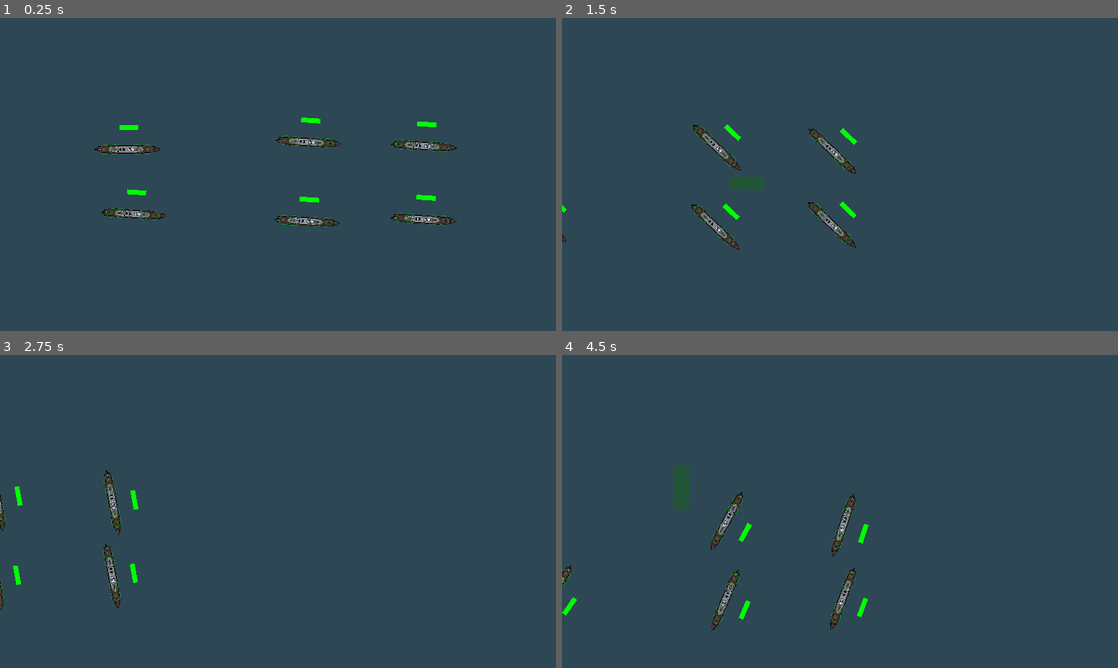
Above: before the commit, frames 1-4 (two rows, left to right).
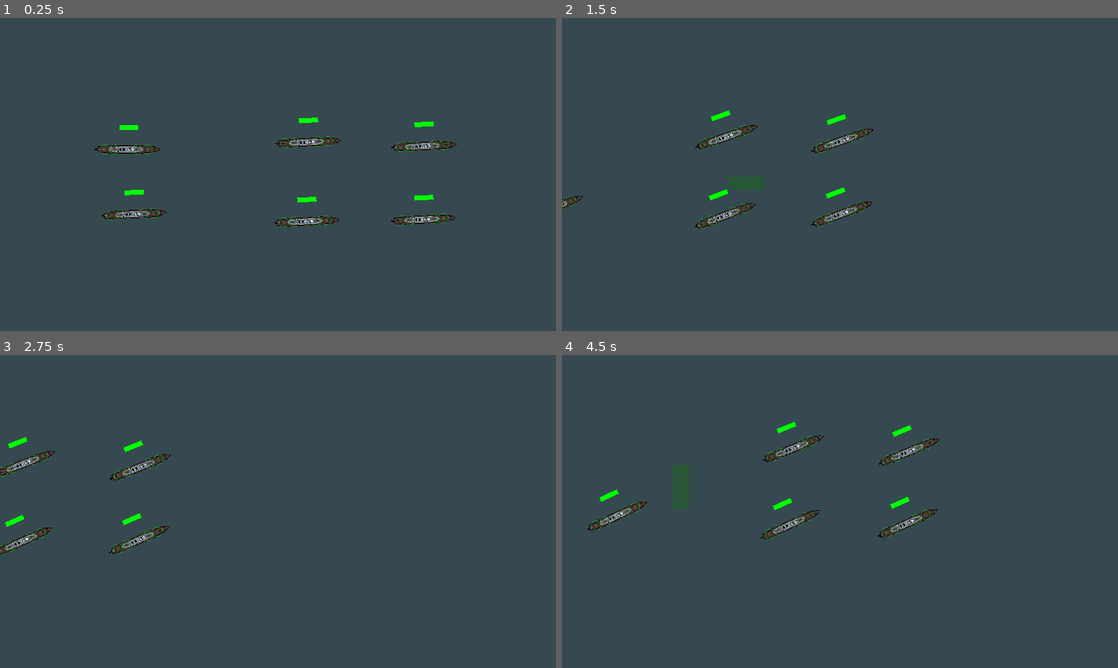
Above: after the commit, the same moments.

Repository: ObfuscatedOwl/bote-game
Game: Godot game, scene res://scenes/testScene.tscn
The game is run twice, just before and just after one commit, with the same random seed, the same clock (stepped at 60 frames per second) and the same inputs.
Inputs (mouse positions are in pixels of both pictures, inside the frame that each line leads up to):
- Up to frame 1 (0.25 s): no input
- Up to frame 2 (1.5 s): tap Enter (runRotor) at 0.5 s; move the mouse to (962, 158) at 0.52 s; hold Right (ui_right) 0.53-1.25 s; tap A (A) at 0.6 s; click (962, 158) at 0.67 s; tap D (D) at 0.8 s; drag from (728, 190) to (834, 149) at 1.27 s
- Up to frame 3 (2.75 s): move the mouse to (333, 442) at 2.02 s; hold Right (ui_right) from 2.03 s (still down); tap S (S) at 2.1 s; tap W (W) at 2.3 s
- Up to frame 4 (4.5 s): release Right (ui_right) at 2.75 s; drag from (812, 574) to (673, 577) at 2.77 s; move the mouse to (1006, 558) at 3.52 s; hold Left (ui_left) 3.53-4.25 s; tap A (A) at 3.6 s; tap D (D) at 3.8 s; drag from (673, 464) to (723, 599) at 4.27 s

The runs differ from the first frame. In frame 1, 1.4% of the frame differs, in the area x 18-83%, y 31-67%; in frame 2, 2.3%; in frame 3, 2.1%; in frame 4, 3.0%, in the area x 0-68%, y 21-88%.

Commit message:
terrain fully working
Done with Voronoi pathfinding now, remember that the values for bote speed and acceleration are ~100x normal

Diff:
--- a/bote game/scenes/voronoiTerrain.tscn
+++ b/bote game/scenes/voronoiTerrain.tscn
@@ -1,78 +1,17 @@
-[gd_scene load_steps=12 format=3 uid="uid://dxujpy0et70qg"]
+[gd_scene load_steps=4 format=3 uid="uid://dxujpy0et70qg"]
 
 [ext_resource type="Script" path="res://scripts/terrain/voronoiTerrain.gd" id="1_n4y6c"]
 [ext_resource type="Script" path="res://scripts/camera.gd" id="2_bando"]
-[ext_resource type="Texture2D" uid="uid://bcxhwp28s8u4g" path="res://sprites/tilemap/Sand.png" id="3_ne4te"]
-[ext_resource type="Script" path="res://scripts/terrain/customAutoTile.gd" id="4_svu5a"]
 
-[sub_resource type="NavigationPolygon" id="NavigationPolygon_wggxu"]
-vertices = PackedVector2Array(-8, 8, -8, -8, 8, -8)
-polygons = Array[PackedInt32Array]([PackedInt32Array(0, 1, 2)])
-outlines = Array[PackedVector2Array]([PackedVector2Array(-8, -8, 8, -8, -8, 8)])
+[sub_resource type="NavigationPolygon" id="NavigationPolygon_kwvbj"]
 source_geometry_group_name = &"navigation_polygon_source_group"
-agent_radius = 0.0
-
-[sub_resource type="NavigationPolygon" id="NavigationPolygon_wsq7y"]
-vertices = PackedVector2Array(8, 8, -8, 8, -8, -8)
-polygons = Array[PackedInt32Array]([PackedInt32Array(0, 1, 2)])
-outlines = Array[PackedVector2Array]([PackedVector2Array(-8, -8, 8, 8, -8, 8)])
-source_geometry_group_name = &"navigation_polygon_source_group"
-agent_radius = 0.0
-
-[sub_resource type="NavigationPolygon" id="NavigationPolygon_wf7x3"]
-vertices = PackedVector2Array(8, 8, -8, -8, 8, -8)
-polygons = Array[PackedInt32Array]([PackedInt32Array(0, 1, 2)])
-outlines = Array[PackedVector2Array]([PackedVector2Array(-8, -8, 8, -8, 8, 8)])
-source_geometry_group_name = &"navigation_polygon_source_group"
-agent_radius = 0.0
-
-[sub_resource type="NavigationPolygon" id="NavigationPolygon_xjiay"]
-vertices = PackedVector2Array(8, 8, -8, 8, 8, -8)
-polygons = Array[PackedInt32Array]([PackedInt32Array(0, 1, 2)])
-outlines = Array[PackedVector2Array]([PackedVector2Array(8, -8, 8, 8, -8, 8)])
-source_geometry_group_name = &"navigation_polygon_source_group"
-agent_radius = 0.0
-
-[sub_resource type="NavigationPolygon" id="NavigationPolygon_uqihb"]
-vertices = PackedVector2Array(8, 8, -8, 8, -8, -8, 8, -8)
-polygons = Array[PackedInt32Array]([PackedInt32Array(0, 1, 2, 3)])
-outlines = Array[PackedVector2Array]([PackedVector2Array(-8, -8, 8, -8, 8, 8, -8, 8)])
-source_geometry_group_name = &"navigation_polygon_source_group"
-agent_radius = 0.0
-
-[sub_resource type="TileSetAtlasSource" id="TileSetAtlasSource_bbc65"]
-texture = ExtResource("3_ne4te")
-0:0/0 = 0
-0:0/0/navigation_layer_0/polygon = SubResource("NavigationPolygon_wggxu")
-1:0/0 = 0
-2:0/0 = 0
-2:0/0/navigation_layer_0/polygon = SubResource("NavigationPolygon_wf7x3")
-0:1/0 = 0
-1:1/0 = 0
-2:1/0 = 0
-3:1/0 = 0
-3:1/0/navigation_layer_0/polygon = SubResource("NavigationPolygon_uqihb")
-0:2/0 = 0
-0:2/0/navigation_layer_0/polygon = SubResource("NavigationPolygon_wsq7y")
-1:2/0 = 0
-2:2/0 = 0
-2:2/0/navigation_layer_0/polygon = SubResource("NavigationPolygon_xjiay")
-3:0/0 = 0
-
-[sub_resource type="TileSet" id="TileSet_reajn"]
-navigation_layer_0/layers = 1
-sources/0 = SubResource("TileSetAtlasSource_bbc65")
 
 [node name="voronoiTerrain" type="Node2D"]
 script = ExtResource("1_n4y6c")
 
-[node name="pathfindingGen" type="TileMap" parent="."]
-z_index = -100
-position = Vector2(-1536, -1536)
-scale = Vector2(192, 192)
-tile_set = SubResource("TileSet_reajn")
-format = 2
-script = ExtResource("4_svu5a")
+[node name="navigableMap" type="NavigationRegion2D" parent="."]
+unique_name_in_owner = true
+navigation_polygon = SubResource("NavigationPolygon_kwvbj")
 
 [node name="Camera2D" type="Camera2D" parent="."]
 zoom = Vector2(0.01, 0.01)
--- a/bote game/scripts/boteController.gd
+++ b/bote game/scripts/boteController.gd
@@ -18,8 +18,8 @@
 var targetSpeed = 0.0
 var rudd = 0.0
 
-const maxSpeed = 35.0 #18.0
-const acc = 0.6 #0.06
+const maxSpeed = 350.0 #18.0
+const acc = 6.0 #0.06
 const maxRudd = 0.5
 const ruddEffect = 0.05
 
--- a/bote game/scripts/terrain/voronoiTerrain.gd
+++ b/bote game/scripts/terrain/voronoiTerrain.gd
@@ -1,4 +1,100 @@
 extends Node2D
+
+const WATER = Color(0, 0.25, 0.35, 0.3)
+const SAND = Color(0.3, 0.3, 0.1, 0.3)
+
+var delaunay: Delaunay
+
+func _ready():
+	delaunay = Delaunay.new(Rect2(-50000, -20000, 50000, 20000))
+
+	randomize()
+	for i in range(-20, 20):
+		for j in range(-10, 10):
+			delaunay.add_point(Vector2(i*1000 + randi_range(-300,300), j*1000 + randi_range(-300,300)) * 1.2)
+
+	var triangles = delaunay.triangulate()
+	var regions = delaunay.make_voronoi(triangles)
+	var heightMap = createNoise()
+
+	var tiles = []
+
+	for region in regions:
+		var polygon = setupPolygon(region)
+		var value = 2 * heightMap.get_noise_2dv(polygon.polygon[0]/80) + centralFocus(region.center)
+		polygon.color = Color(value, value, value, 0.6) if value > 0 else WATER
+
+		var newTile = Tile.new(region, polygon)
+		if value < 0:
+			newTile.isNavTile = true
+
+		tiles.append(newTile)
+		add_child(polygon)
+
+	var navigablePolygon = NavigationPolygon.new()
+	for tile in tiles:
+		if tile.isNavTile:
+			navigablePolygon.add_outline(tile.polygon.polygon)
+	NavigationServer2D.bake_from_source_geometry_data(navigablePolygon, NavigationMeshSourceGeometryData2D.new());
+	%navigableMap.navigation_polygon = navigablePolygon
+
+class Tile:
+	var region
+	var polygon
+	var isNavTile
+
+	func _init(initRegion, initPolygon):
+		self.region = initRegion
+		self.polygon = initPolygon
+
+func setupNavRegion(polygon: Polygon2D):
+	var navRegion = NavigationRegion2D.new()
+	var navPolygon = NavigationPolygon.new()
+
+	navPolygon.add_outline(polygon.polygon)
+	navPolygon.make_polygons_from_outlines()
+	navRegion.navigation_polygon = navPolygon
+
+	return navRegion
+
+func createNoise():
+	var land = FastNoiseLite.new()
+	land.seed = randi()
+	land.noise_type = 4
+
+	return land
+
+func colourTiles(tiles):
+	for tile in tiles:
+		if not tile.isNavTile:
+			for neighbour in tile.neighbours:
+				if neighbour.isNavTile:
+					tile.polygon.color = SAND
+
+func centralFocus(point):
+	return 0.5 - point.length()/13000
+
+func setupPolygon(region: Delaunay.VoronoiSite):
+	var polygon = Polygon2D.new()
+	var p = region.polygon
+	p.append(p[0])
+	polygon.polygon = p
+	polygon.z_index = -1
+
+	return polygon
+
+func showBorders(region: Delaunay.VoronoiSite):
+	var line = Line2D.new()
+	var p = region.polygon
+	p.append(p[0])
+	line.points = p
+	line.width = 3
+	line.default_color = Color.GREEN_YELLOW
+
+	return line
+
+
+"""extends Node2D
 
 const WATER = Color(0.01400048937649, 0.25016698241234, 0.36195242404938, 0.30000001192093)
 const SHALLOWS = Color(0.17935448884964, 0.34574511647224, 0.44956946372986, 0.32549020648003)
@@ -135,3 +231,4 @@
 	line.default_color = Color.GREEN_YELLOW
 
 	return line
+"""
